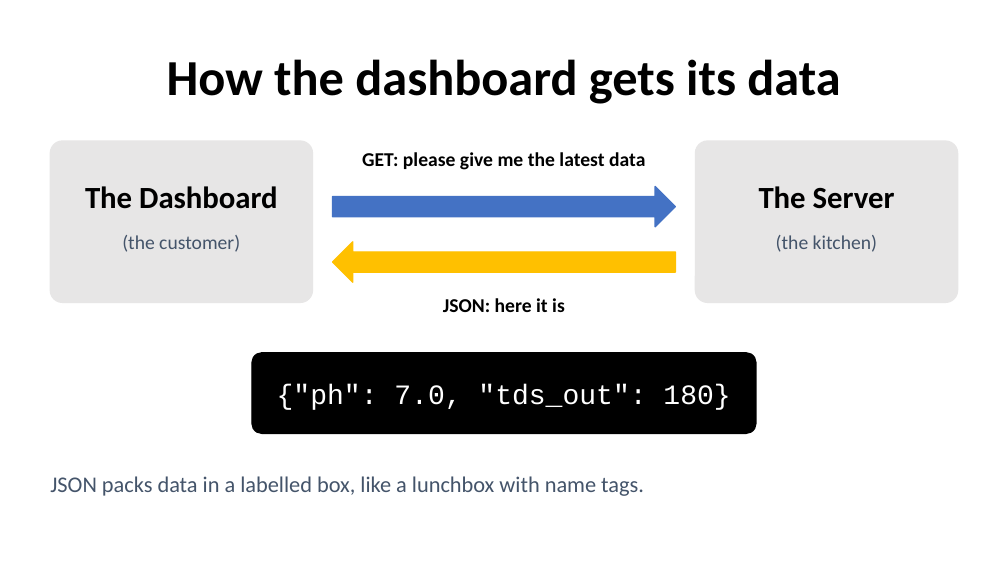
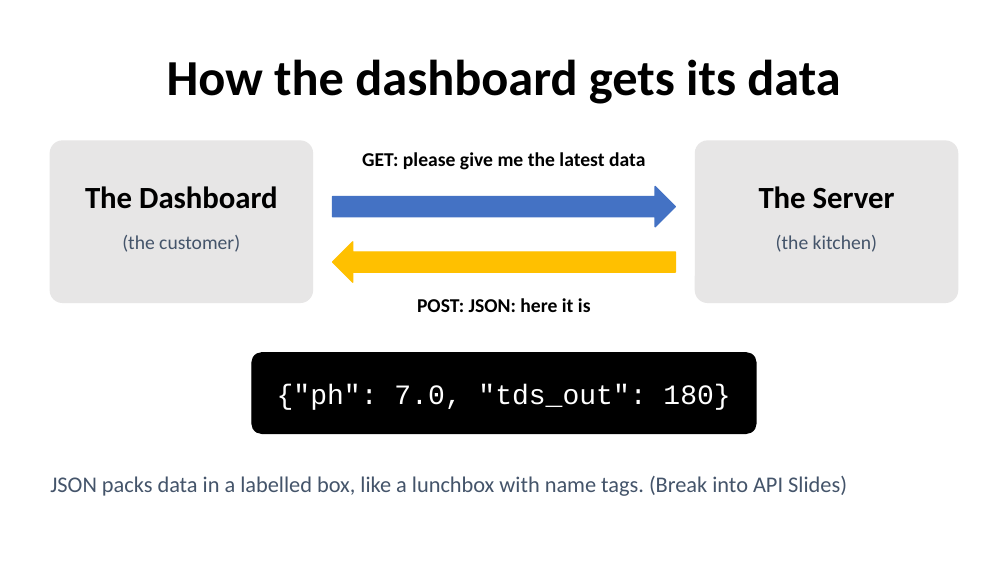
Before and after one commit to sammysudo/AquaCode-Live-Site-Dashboard, a slide deck: slide 6 of Web Dev AquaCode-full-slides-fixed.pptx. Drawn at 1008x567 pixels with LibreOffice and Linux fonts; fonts in the diff are those of the drawing. Boxes give left, top, right and bottom in pixels: in the first picture for what was removed or moved away, otherwise in the second. Text is boxed around its words. In the diff, an @@ line names an element or a change of style, - is before the commit and + after.

```diff
--- a/Web Dev AquaCode-full-slides-fixed.pptx
+++ b/Web Dev AquaCode-full-slides-fixed.pptx
@@ text at <box>417,298,591,312</box>: text changed @@
-JSON: here it is
+POST: JSON: here it is
@@ text at <box>50,476,847,496</box>: text changed @@
-JSON packs data in a labelled box, like a lunchbox with name tags.
+JSON packs data in a labelled box, like a lunchbox with name tags. (Break into API Slides)
```
Also in this commit, not shown: 7 other slides changed, 1 slide added, 8 other files.
